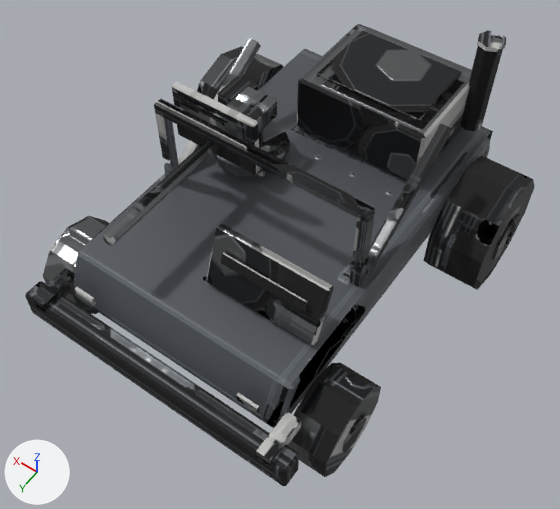
Before and after pictures for a commit that changed the FBX model assets/models/chs_jackal/export/chs_jackal.fbx.
Both versions are drawn from a camera (50 mm lens) standing at (-4.04, 5.81, 9.5) and looking at (0.01, 0.15, 0.59). The lights are fixed; the arrows at lower left show +X, +Y and +Z. The older version comes first. Where no turn or scale is listed for an object, it has been applied to the vertices.

Names of what the first picture shows: 'base_bar', 'turret_bar'.
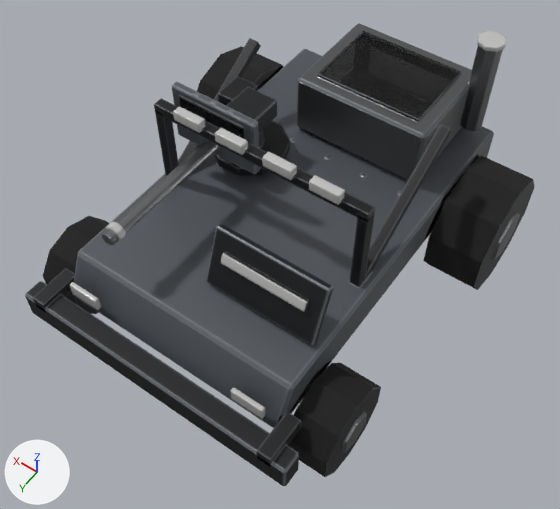
Patch to the scene script:
```diff
--- a/assets/models/chs_jackal/export/chs_jackal.fbx.py
+++ b/assets/models/chs_jackal/export/chs_jackal.fbx.py
@@ me_turret_002 @@
 me_turret_002.from_pydata(...)  # 116 vertices, 96 faces; spans x -0.65..0.65, y -0.52..2.75, z -0.03..1.32
 # used by ob_turret_bar; location = (0.9, -0.4, 1.8)
+# me_turret_002 part 7: texture (UV) coordinates of 96 of 96 faces, centred in x -0.65..0.65, y -0.52..2.75, z -0.02..1.32, changed; they spanned u 0.01..0.99, v 0.07..0.99 and now span u 0.06..0.98, v 0.08..0.98
 me_turret_002.materials.append(mat_chs_jackal_bar)
@@ me_base_002 @@
 # used by ob_base_bar; location = (0.0, 0.0, 0.0)
-me_base_002.from_pydata(...)  # 368 vertices, 296 faces; spans x -2.59..2.59, y -2.9..3.0, z 0.0..3.3
+me_base_002.from_pydata(...)  # 320 vertices, 262 faces; spans x -2.59..2.59, y -2.9..3.0, z 0.0..3.25
+# me_base_002 part 1: the loose piece of 16 vertices spanning x -1.59..-1.21, y -2.79..-2.41, z 3.24..3.3 is deleted
+# me_base_002 part 2: the loose piece of 8 vertices spanning x -1.4..-0.2, y 1.58..1.66, z 2.15..2.29 is deleted
+# me_base_002 part 3: the loose piece of 8 vertices spanning x -1.45..-1.15, y 2.6..2.64, z 1.29..1.41 is deleted
+# me_base_002 part 4: the loose piece of 8 vertices spanning x -1.1..0.5, y -2.83..-2.79, z 1.7..2.3 is deleted
+# me_base_002 part 5: the loose piece of 8 vertices spanning x 1.15..1.45, y 2.6..2.64, z 1.29..1.41 is deleted
+# me_base_002 part 6: 251 kept faces spanning x -2.59..2.59, y -2.9..3.0, z 0.0..3.25 get new texture (UV) coordinates
 me_base_002.materials.append(mat_chs_jackal_bar)
@@ me_base_005 @@
+me_base_005.from_pydata(...)  # 32 vertices, 22 faces; spans x -1.59..0.45, y -2.84..1.66, z 1.75..3.3
+me_base_005.materials.append(mat_chs_jackal_bar)
@@ me_base_006 @@
+me_base_006.from_pydata(...)  # a box spanning x -1.2..-0.8, y 0.6..0.72, z 2.99..3.13; a box spanning x -0.55..-0.15, y 0.6..0.72, z 2.99..3.13; a box spanning x 0.15..0.55, y 0.6..0.72, z 2.99..3.13; a box spanning x 0.8..1.2, y 0.6..0.72, z 2.99..3.13; a box spanning x -1.52..-1.08, y 2.59..2.65, z 1.25..1.45; a box spanning x 1.08..1.52, y 2.59..2.65, z 1.25..1.45
+me_base_006.materials.append(mat_chs_jackal_bar)
@@ me_turret_004 @@
+me_turret_004.from_pydata(...)  # an 8-sided cylinder along y spanning x -0.12..0.12, y 2.55..2.65, z 0.58..0.82
+me_turret_004.materials.append(mat_chs_jackal_bar)
@@ ob_base_glow_running_bar @@
+ob_base_glow_running_bar = bpy.data.objects.new('base_glow_running_bar', me_base_005)
+ob_base_glow_running_bar.location = (0.0, 0.0, 0.0)
@@ ob_base_glow_head_bar @@
+ob_base_glow_head_bar = bpy.data.objects.new('base_glow_head_bar', me_base_006)
+ob_base_glow_head_bar.location = (0.0, 0.0, 0.0)
@@ ob_turret_glow_weapon_bar @@
+ob_turret_glow_weapon_bar = bpy.data.objects.new('turret_glow_weapon_bar', me_turret_004)
+ob_turret_glow_weapon_bar.location = (0.9, -0.4, 1.8)
```

What differs and where, as boxes [x1, y1, x2, y2] in the pictures (560 x 509 px):
'base_bar', reshaped: before [25, 24, 535, 486]; after [25, 23, 535, 486]
'base_glow_running_bar', added: after [221, 30, 506, 312]
'base_glow_head_bar', added: after [69, 106, 345, 419]
'turret_glow_weapon_bar', added: after [106, 221, 126, 242]
part 1 of me_base_002, deleted: before [477, 30, 506, 52]
part 2 of me_base_002, deleted: before [221, 253, 308, 312]
part 3 of me_base_002, deleted: before [236, 393, 259, 413]
part 4 of me_base_002, deleted (mostly hidden): before [435, 80, 462, 107]
part 5 of me_base_002, deleted: before [75, 287, 96, 305]
part 6 of me_base_002, surface changed: [25, 24, 529, 486] in both
part 7 of me_turret_002, surface changed: [101, 76, 290, 246] in both
